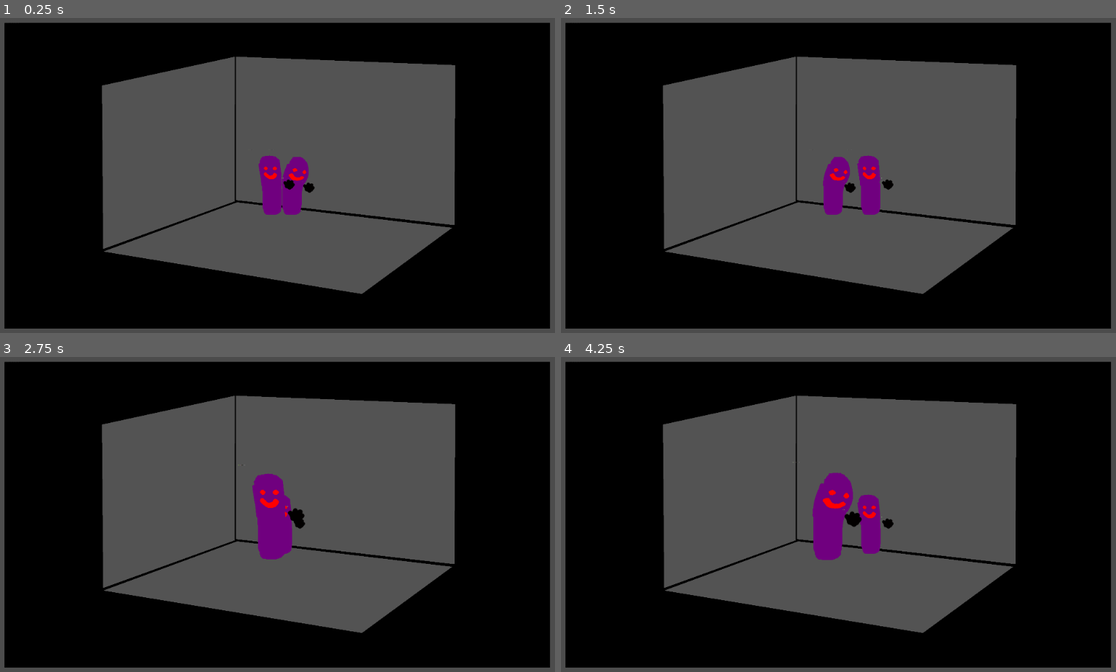
Above: before the commit, frames 1-4 (two rows, left to right).
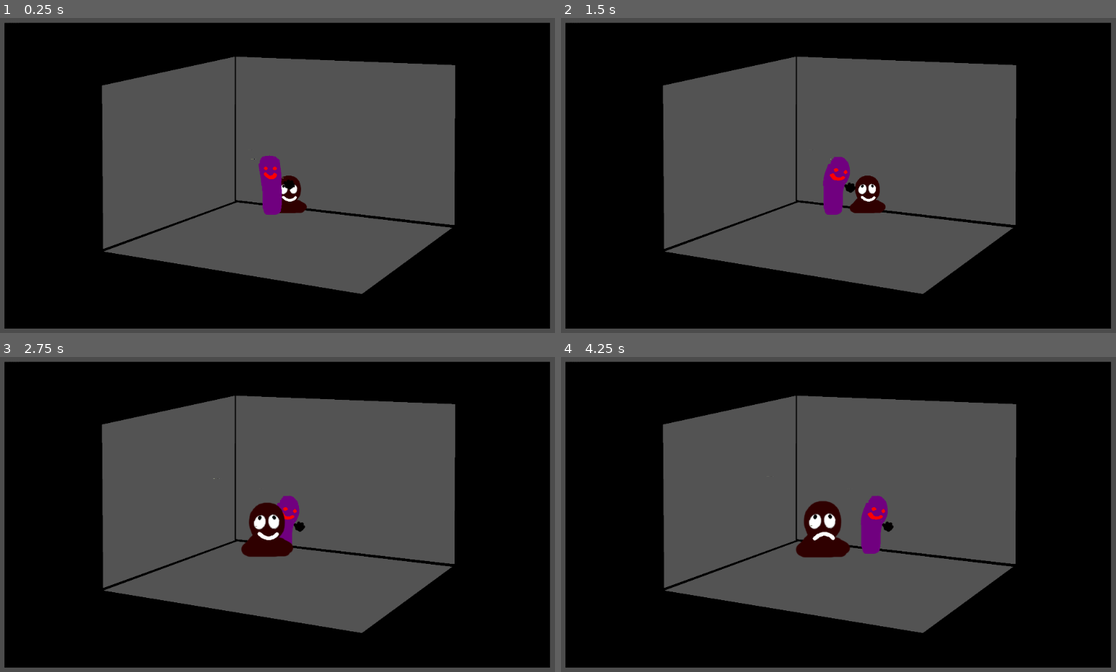
Above: after the commit, the same moments.

Repository: Schonn/GodotSpriteBarcodes
Game: Godot game, scene res://SpriteProcessing/BarcodeSpriteLoader.tscn
Two runs of this game, one before a commit and one after it. Both use one fixed random seed, a clock stepped at 60 frames per second and the inputs below.
Inputs:
- Up to frame 1 (0.25 s): no input
- Up to frame 2 (1.5 s): no input
- Up to frame 3 (2.75 s): no input
- Up to frame 4 (4.25 s): no input

The runs differ from the first frame. In frame 1, 0.7% of the frame differs, in the area x 45-57%, y 44-63%; in frame 2, 0.9%; in frame 3, 1.8%; in frame 4, 2.3%, in the area x 42-60%, y 36-65%.

Commit message:
object sprites loading from same folder

Diff:
--- a/SpriteProcessing/BarcodeSpriteLoader.gd
+++ b/SpriteProcessing/BarcodeSpriteLoader.gd
@@ -83,8 +83,8 @@
 	return imageInstance
 
 #function for creating a new image attached to a parent image
-func createNewImageInParent(loadMethodSwitch,parentObject,parentLocation,parentScale,parentLayerOffset,acceptableTypes,acceptableVariants):
-	var directoryElementTypeVariant = chooseTypeAndVariant(loadMethodSwitch,acceptableTypes,acceptableVariants,null,null)
+func createNewImageInParent(loadMethodSwitch,parentObject,parentLocation,parentScale,parentLayerOffset,acceptableTypes,acceptableVariants,elementOverride):
+	var directoryElementTypeVariant = chooseTypeAndVariant(loadMethodSwitch,acceptableTypes,acceptableVariants,elementOverride,null)
 	if(directoryElementTypeVariant != null):
 		var imageInstance = load("SpriteProcessing/ContextImage.tscn").instance()
 		parentObject.add_child(imageInstance)
@@ -111,22 +111,22 @@
 	randomize()
 	randomNumberGenerate = RandomNumberGenerator.new()
 	randomNumberGenerate.randomize()
-	createNewImageInParent(LOBACKGROUND,self.get_node("Objects"),[0,0],[1,1],0,[0],[0])
+	createNewImageInParent(LOBACKGROUND,self.get_node("Objects"),[0,0],[1,1],0,[0],[0],null)
 	iterationObjectNode = self.get_node("Objects")
 
 #load objects into attachments, following attach type rules
-func loadObjectsToAttachments(attachPoint,parentObject):
+func loadObjectsToAttachments(attachPoint,parentObject,elementOverride):
 	if(attachPoint.attachedObject == null):
 		if(attachPoint.attachTypeEnum == 0):
-			attachPoint.attachedObject = createNewImageInParent(LOOBJECT,parentObject,attachPoint.attachPosition,attachPoint.attachScale,attachPoint.attachLayer,attachPoint.acceptedCategories,attachPoint.acceptedVariants)
+			attachPoint.attachedObject = createNewImageInParent(LOOBJECT,parentObject,attachPoint.attachPosition,attachPoint.attachScale,attachPoint.attachLayer,attachPoint.acceptedCategories,attachPoint.acceptedVariants,elementOverride)
 		if(attachPoint.attachTypeEnum == 1 and attachPoint.createdObject == false):
-			attachPoint.attachedObject = createNewImageInParent(LOOBJECT,parentObject,attachPoint.attachPosition,attachPoint.attachScale,attachPoint.attachLayer,attachPoint.acceptedCategories,attachPoint.acceptedVariants)
+			attachPoint.attachedObject = createNewImageInParent(LOOBJECT,parentObject,attachPoint.attachPosition,attachPoint.attachScale,attachPoint.attachLayer,attachPoint.acceptedCategories,attachPoint.acceptedVariants,elementOverride)
 
 #recursively load objects into attachments where applicable
 func recursiveObjectLoad(targetObject):
 	if(targetObject.attachmentPoints.size() > 0):
 		for attachPoint in targetObject.attachmentPoints:
-			loadObjectsToAttachments(attachPoint,targetObject)
+			loadObjectsToAttachments(attachPoint,targetObject,targetObject.imageLoadElement)
 	if(targetObject.get_child_count() > 0):
 		for childObject in targetObject.get_children():
 			if(childObject.attachmentPoints.size() > 0):
@@ -160,7 +160,7 @@
 		if(backgroundObject.attachmentPoints.size() > 0):
 			#load elements in to background
 			for attachPoint in backgroundObject.attachmentPoints:
-				loadObjectsToAttachments(attachPoint,backgroundObject)
+				loadObjectsToAttachments(attachPoint,backgroundObject,null)
 		#if elements have been loaded in to background, process loaded elements
 		if(backgroundObject.get_child_count() > 0):
 			var layerTwoObject = backgroundObject.get_child(layerTwoIteration)
Binary file added: Images/Objects/TestObject2/0/0.png
Not shown, added: Images/Objects/TestObject2/0/0.png.import
Binary file added: Images/Objects/TestObject2/0/1.png
Not shown, added: Images/Objects/TestObject2/0/1.png.import
Binary file added: Images/Objects/TestObject2/1/0.png
Not shown, added: Images/Objects/TestObject2/1/0.png.import
Binary file added: Images/Objects/TestObject2/1/1.png
Not shown, added: Images/Objects/TestObject2/1/1.png.import
